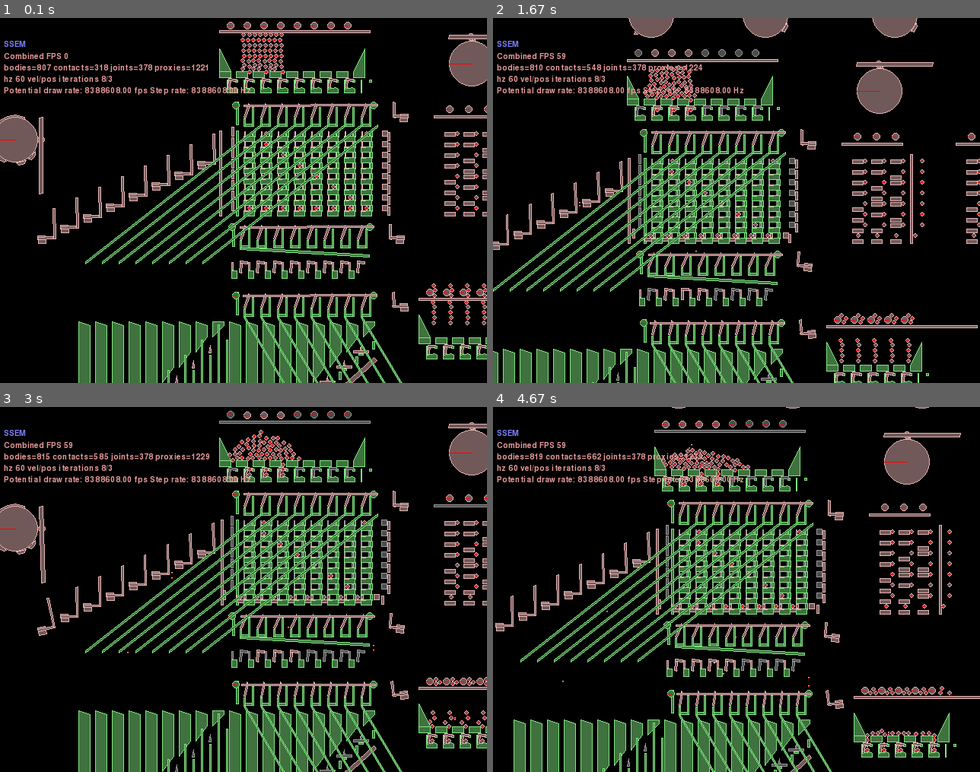
Above: before the commit, frames 1-4 (two rows, left to right).
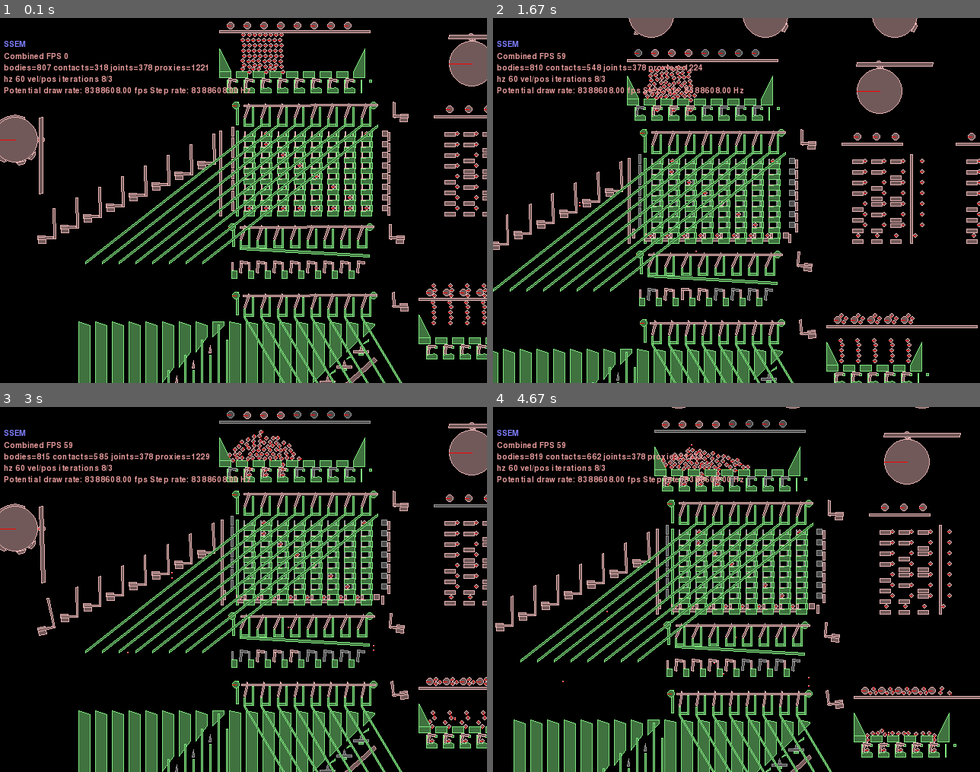
Above: after the commit, the same moments.

Repository: jmacarthur/box2d-ssem
Game: pygame game, started from main.py
Same seed, same stepped clock (60 frames per second), same inputs: the game is played once before the commit and once after it.
Inputs (mouse positions are in pixels of both pictures, inside the frame that each line leads up to):
- Up to frame 1 (0.1 s): no input
- Up to frame 2 (1.67 s): hold Right 0.33-0.8 s; move the mouse to (717, 215) at 0.37 s; hold Up 0.83-1.13 s; move the mouse to (736, 222) at 0.87 s; tap Space at 0.9, 1.23, 1.53 s; hold Right 1.17-1.63 s; move the mouse to (619, 204) at 1.2 s
- Up to frame 3 (3 s): hold Left 1.67-2.2 s; move the mouse to (292, 669) at 1.7 s; tap Space at 1.73, 2.03, 2.3, 2.63, 2.93 s; hold Down 2.23-2.53 s; move the mouse to (92, 673) at 2.27 s; hold Left 2.57-2.97 s; move the mouse to (423, 717) at 2.6 s
- Up to frame 4 (4.67 s): hold Up 3-3.37 s; move the mouse to (794, 622) at 3.03 s; tap Space at 3.07, 3.47, 3.77, 4.47 s; hold Right 3.4-4.03 s; move the mouse to (746, 465) at 3.43 s; click (561, 578) at 4.12 s; hold Down from 4.4 s (still down); move the mouse to (712, 684) at 4.43 s

The runs differ from the first frame. In frame 1, 0.2% of the frame differs, in the area x 47-78%, y 83-100%; in frame 2, 0.1%; in frame 3, 0.2%; in frame 4, 0.2%.

Commit message:
Improvements to subtractor, allows resetting again

Diff:
--- a/main.py
+++ b/main.py
@@ -167,7 +167,7 @@
         return pusher_body
 
     def toggle(self, xpos, ypos, attachment_body):
-        toggle_divider_polygon = [ (xpos-1.5, ypos), (xpos+1.5, ypos), (xpos, ypos+10) ]
+        toggle_divider_polygon = [ (xpos-3, ypos), (xpos+3, ypos), (xpos, ypos+10) ]
         toggle_shape = [ fixtureDef(shape=makeBox(xpos-10, ypos, 20, 3), density=1.0),
                          fixtureDef(shape=polygonShape(vertices=toggle_divider_polygon), density=1.0) ]
         toggle = self.add_multifixture(toggle_shape)
@@ -200,13 +200,15 @@
             self.add_static_polygon([ (-1,0), (1,0), (1,sub_y_pitch*c+50), (-1,sub_y_pitch*c+50) ],
                                     xpos+(c+0.5)*pitch+output_offset_x, ypos+pitch-185)
 
-            # Bits to stop the bearing bouncing out to the right of the toggle
-            self.add_static_polygon([ (0,0), (3,0), (3,10), (0,10) ],
-                                    xpos+c*pitch+15, ypos-sub_y_pitch*(8-c)+15)
+            # Small triangular divider
+            self.add_static_polygon([ (20,-6), (27,-3), (27,0) ],
+                                    xpos+c*pitch-pitch+5, ypos+pitch+6-sub_y_pitch*(8-c))
+
         for c in range(0,lines+1):
             # Large static bits that form input channels
-            self.add_static_polygon([ (0,0), (pitch-7,-5), (pitch-7,-sub_y_pitch*(8-c)), (0,-sub_y_pitch*(8-c)-sub_y_pitch) ],
+            self.add_static_polygon([ (0,0), (pitch-7,-3), (pitch-7,-sub_y_pitch*(8-c)-5), (0,-sub_y_pitch*(8-c)-sub_y_pitch) ],
                                     xpos+c*pitch-pitch+3.5, ypos+pitch+9)
+
             # More top-side channels, but for the output
             self.add_static_polygon([ (0,0), (pitch-7,-5), (pitch-7,-sub_y_pitch*(8-c)), (0,-sub_y_pitch*(8-c)-sub_y_pitch) ],
                                     xpos+c*pitch-pitch+3.5+output_offset_x, ypos+pitch+9)
@@ -219,7 +221,7 @@
         reset_angle = math.atan2(sub_y_pitch, pitch)
         reset_len = math.sqrt((lines*pitch)**2 + (lines*sub_y_pitch)**2)
         reset_poly = rotate_polygon_radians(box_polygon(reset_len, 5), reset_angle)
-        reset_lever = self.add_dynamic_polygon(polygonShape(vertices=reset_poly), xpos, ypos-180)
+        reset_lever = self.add_dynamic_polygon(polygonShape(vertices=reset_poly), xpos, ypos-180, filters[0])
         reset_lever.attachment_point=(xpos,ypos-180)
         self.slide_joint(attachment_body, reset_lever, (-1,1), 0,15, friction=0.1)
         return reset_lever
@@ -692,8 +694,8 @@
             self.slide_joint(attachment_body, block_slider, (1,0), -8,0, friction=0)
             block_slider.attachment_point = (xpos+i*30-30, ypos-i*andgate_spacing_y-50)
             self.instruction_outputs.append(block_slider)
-            pusher_slider = self.add_dynamic_polygon(box_polygon(30,5), xpos+i*30+35, ypos-i*andgate_spacing_y-70)
-            pusher_slider.attachment_point = (xpos+i*30+65, ypos-i*andgate_spacing_y-70)
+            pusher_slider = self.add_dynamic_polygon(box_polygon(30,5), xpos+i*30+30, ypos-i*andgate_spacing_y-70)
+            pusher_slider.attachment_point = (xpos+i*30+60, ypos-i*andgate_spacing_y-70)
             self.instruction_inputs.append(pusher_slider)
             self.slide_joint(attachment_body, pusher_slider, (1,0), -20,0)
             self.world.CreateDistanceJoint(bodyA=crank, bodyB=block, anchorA=((xpos+i*30+len2)*self.scale, (ypos-i*follower_spacing)*self.scale), anchorB=block.worldCenter, collideConnected=False)
@@ -828,7 +830,8 @@
         follower_body = self.add_cam(1000, 100, groundBody, 100, bumps=[(0.15,0.25)], horizontal=True, axis_offset=-1)
         self.distance_joint(follower_body, instruction_follower_holdoff)
 
-        # Cam 12: Fires main memory injector, injecting all 8 columns. If STO is on, this diverts to
+        # Cam 12: Fires main memory injector, injecting all 8 columns. If STO is on, this diverts to the subtractor reader. If not, it
+        # will fall through the memory and be discarded.
         follower_body = self.add_cam(0,300, groundBody, 100, bumps=[(0.6,0.02)], axis_offset=1)
         self.distance_joint(follower_body, main_injector_raiser)
 
